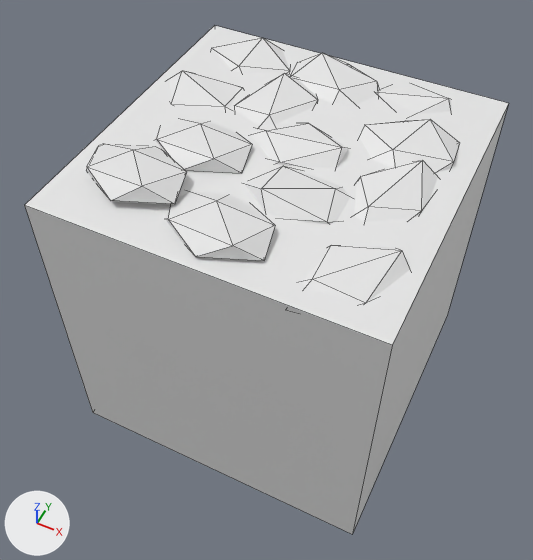
What one commit did to the FBX model Blender/Tiles.fbx.
Rendered twice from a 50 mm lens placed at (1.38, -2.97, 2.58), pointed at (0.0, -0.22, -0.86). Lighting does not change. The marker at lower left points along +X, +Y and +Z. Mesh edges are drawn as thin lines.

Names of what the first picture shows: 'StoneOrnament', 'Tile'.
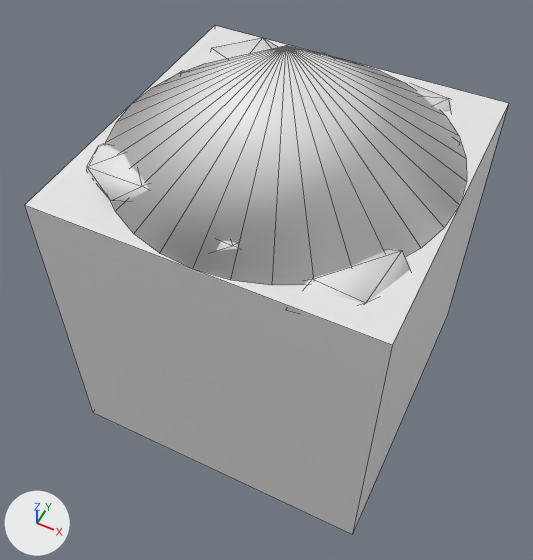
What changed in the scene script:
```text
Change me_stoneornament_001:
    where me_stoneornament_001.from_pydata(...)  # 239 vertices, 227 faces; spans x -0.99..0.96, y -1.0..0.97, z -0.06..0.12
    used by ob_stoneornament; location = (0.0, 0.0, 0.0)
    me_stoneornament_001 part 1: edges marked sharp go from 313 to 0
Add me_cone:
    me_cone.from_pydata(...)  # a 32-sided cone pointing to +z spanning x -1.0..1.0, y -1.0..1.0, z 0.0..0.65
Add ob_cone:
    ob_cone = bpy.data.objects.new('Cone', me_cone)
    ob_cone.location = (0.0, 0.0, 0.0)
```

Where the change shows, as pixel boxes [x1, y1, x2, y2] in the pictures (533 x 560 px):
'Cone', added: after [106, 45, 467, 285]
part 1 of me_stoneornament_001, shading changed: before [86, 38, 459, 303]; after [86, 38, 451, 303]
